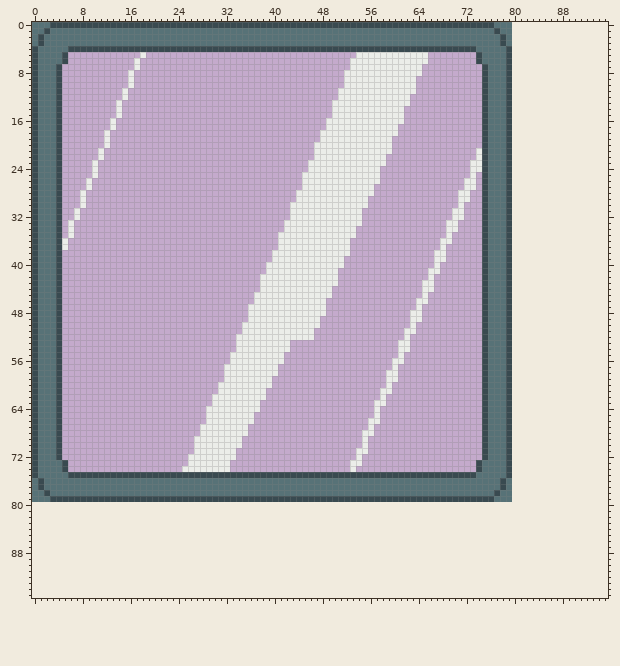
Pixel-art file, stored at tile_background_window.aseprite. This is how it looked before the edit.
80x80 pixels, 1 frame. The old version is drawn lined up with the new one, on the new canvas.
After the commit:
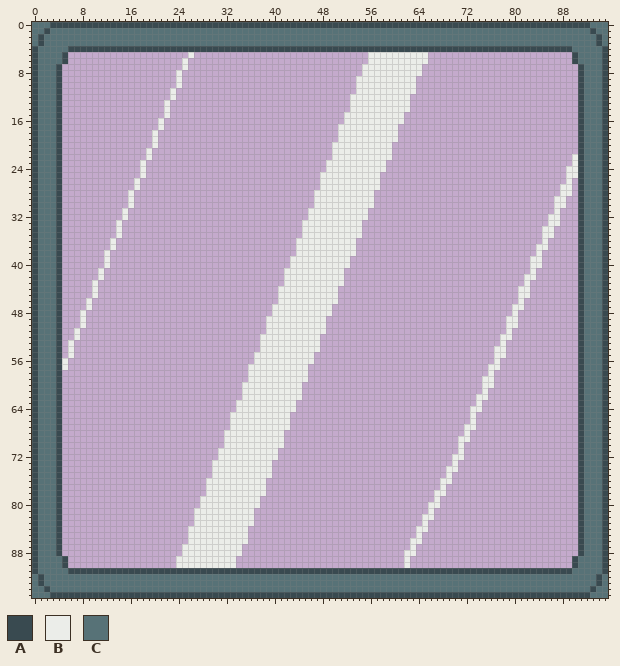
Palette (. is transparent): A #394a50  B #ebede9  C #577277
Edits made:
canvas 80x80 -> 96x96
Changed rows in their new state; - is an unchanged pixel.
first column x 0:
 0 -----------------------------------------------------------------------------AAAAAAAAAAAAAAAACCC
 1 -----------------------------------------------------------------------------C--CCCCCCCCCCCCCACC
 2 ------------------------------------------------------------------------------C-CCCCCCCCCCCCCCAC
 3 ------------------------------------------------------------------------------C-CCCCCCCCCCCCCCAC
 4 --------------------------------------------------------------------------AAAAA-AAAAAAAAAACCCCCA
 5 ------------------.-------B---------------------------..------------------......----------ACCCCA
 6 -----------------.-------B---------------------------...------------------......----------ACCCCA
 7 -----------------.-------B---------------------------..--------------------.....-----------ACCCA
 8 ----------------.-------B---------------------------...--------------------.....-----------ACCCA
 9 ----------------.-------B---------------------------..---------------------.....-----------ACCCA
10 ----------------.-------B---------------------------..---------------------.....-----------ACCCA
11 ---------------.-------B---------------------------...---------------------.....-----------ACCCA
12 ---------------.-------B---------------------------..----------------------.....-----------ACCCA
13 --------------.-------B---------------------------...----------------------.....-----------ACCCA
14 --------------.-------B---------------------------...---------B------------.....-----------ACCCA
15 --------------.-------B---------------------------..-----------------------.....-----------ACCCA
16 -------------.-------B---------------------------...-----------------------.....-----------ACCCA
17 -------------.-------B---------------------------..------------------------.....-----------ACCCA
18 ------------.-------B---------------------------...------------------------.....-----------ACCCA
19 ------------.-------B---------------------------...---------B--------------.....-----------ACCCA
20 ------------.-------B--------------------------...-------------------------.....-----------ACCCA
21 -----------.-------B---------------------------...------------------------......-----------ACCCA
22 -----------.-------B---------------------------...---------B--------------......----------BACCCA
23 ----------.-------B---------------------------...------------------------.......----------BACCCA
24 ----------.-------B---------------------------...---------B--------------.......---------BBACCCA
25 ----------.-------B--------------------------...-------------------------.-.....---------BBACCCA
26 ---------.-------B---------------------------...------------------------..-.....---------B-ACCCA
27 ---------.-------B---------------------------...---------B--------------..-.....--------BB-ACCCA
28 --------.-------B---------------------------...------------------------..--.....--------BB-ACCCA
29 --------.-------B---------------------------...---------B--------------..--.....-------BB--ACCCA
30 --------.-------B--------------------------....---------B--------------.---.....-------BB--ACCCA
31 -------.-------B---------------------------...---------B--------------..---.....-------B---ACCCA
32 -------.-------B---------------------------...---------B--------------..---.....------BB---ACCCA
33 ------.-------B---------------------------...------------------------..----.....------BB---ACCCA
34 ------.-------B---------------------------...---------B--------------..----.....-----BB----ACCCA
35 ------.-------B--------------------------....---------B--------------.-----.....-----BB----ACCCA
36 -----.-------B---------------------------...---------B--------------..-----.....-----B-----ACCCA
37 -----.-------B---------------------------...---------B--------------.------.....----BB-----ACCCA
38 ------------B---------------------------....---------B-------------..------.....----B------ACCCA
39 ------------B---------------------------...---------B--------------..------.....---BB------ACCCA
40 ------------B--------------------------....---------B--------------.-------.....---BB------ACCCA
41 -----------B---------------------------...---------B--------------..-------.....---B-------ACCCA
42 -----------B--------------------------....---------B--------------.--------.....--BB-------ACCCA
43 ----------B---------------------------....---------B-------------..--------.....--B--------ACCCA
44 ----------B---------------------------...---------B--------------..--------.....-BB--------ACCCA
45 ----------B--------------------------....---------B--------------.---------.....-BB--------ACCCA
46 ---------B---------------------------....--------BB-------------..---------.....-B---------ACCCA
47 ---------B--------------------------....---------B--------------.----------.....BB---------ACCCA
48 --------B---------------------------....---------B-------------..----------.....B----------ACCCA
49 --------B---------------------------...---------B--------------..----------....BB----------ACCCA
50 --------B--------------------------....---------B--------------.-----------....BB----------ACCCA
51 -------B---------------------------....--------BB-------------..-----------....B-----------ACCCA
52 -------B--------------------------....---------B--------------.------------...BB-----------ACCCA
53 ------B---------------------------....-----BBBBB-------------..------------...B.-----------ACCCA
54 ------B---------------------------....-----BBBBB-------------..------------..BB.-----------ACCCA
55 ------B--------------------------....-----BBBBB--------------.-------------..BB.-----------ACCCA
56 -----B---------------------------....-----BBBBB-------------..-------------..B..-----------ACCCA
57 -----B--------------------------....-----BBBBB--------------.--------------.BB..-----------ACCCA
58 --------------------------------....-----BBBBB-------------..--------------.B...-----------ACCCA
59 --------------------------------....----BBBBBB-------------..--------------BB...-----------ACCCA
60 -------------------------------....-----BBBBB--------------.---------------BB...-----------ACCCA
61 -------------------------------....----BBBBBB-------------..---------------B....-----------ACCCA
62 ------------------------------.....----BBBBBB-------------.---------------BB....-----------ACCCA
63 ------------------------------....----BBBBBB-------------..---------------B.....-----------ACCCA
64 -----------------------------.....----BBBBBB-------------.---------------BB.....-----------ACCCA
65 -----------------------------....----BBBBBB--------------.---------------B-.....-----------ACCCA
66 -----------------------------....----BBBBBB-------------..---------------B-.....-----------ACCCA
67 ----------------------------.....---BBBBBBB-------------.---------------BB-.....-----------ACCCA
68 ----------------------------....----BBBBBB-------------..---------------B--.....-----------ACCCA
69 ---------------------------.....---BBBBBBB-------------.---------------BB--.....-----------ACCCA
70 ---------------------------.....---BBBBBBB-------------.---------------B---.....-----------ACCCA
71 ---------------------------....---BBBBBBB-------------..---------------B---.....-----------ACCCA
72 --------------------------.....---BBBBBBB-------------.---------------BB---.....-----------ACCCA
73 ----A.--------------------....---BBBBBBB-------------..---------------B---......-----------ACCCA
74 ----A.-------------------.....---BBBBBBB-------------.---------------BB---......-----------ACCCA
75 ----A.........................BBBBBBBBBB.............................B..........-----------ACCCA
76 AC--A........................BBBBBBBBBB.............................BB..........-----------ACCCA
77 AC--A........................BBBBBBBBBB.............................B...........-----------ACCCA
78 A-C-A........................BBBBBBBBBB............................BB...........-----------ACCCA
79 A--C-.......................BBBBBBBBBB.............................B............-----------ACCCA
80 ACCCA-----------------------BBBBBBBBBB----------------------------BB-----------------------ACCCA
81 ACCCA----------------------BBBBBBBBBB-----------------------------B------------------------ACCCA
82 ACCCA----------------------BBBBBBBBBB----------------------------BB------------------------ACCCA
83 ACCCA----------------------BBBBBBBBBB----------------------------B-------------------------ACCCA
84 ACCCA---------------------BBBBBBBBBB----------------------------BB-------------------------ACCCA
85 ACCCA---------------------BBBBBBBBBB----------------------------B--------------------------ACCCA
86 ACCCA---------------------BBBBBBBBBB---------------------------BB--------------------------ACCCA
87 ACCCA--------------------BBBBBBBBBB----------------------------B---------------------------ACCCA
88 ACCCA--------------------BBBBBBBBBB---------------------------BB---------------------------ACCCA
89 ACCCCA------------------BBBBBBBBBB----------------------------B---------------------------ACCCCA
90 ACCCCA------------------BBBBBBBBBB----------------------------B---------------------------ACCCCA
91 ACCCCCAAAAAAAAAAAAAAAAAAAAAAAAAAAAAAAAAAAAAAAAAAAAAAAAAAAAAAAAAAAAAAAAAAAAAAAAAAAAAAAAAAAACCCCCA
92 CACCCCCCCCCCCCCCCCCCCCCCCCCCCCCCCCCCCCCCCCCCCCCCCCCCCCCCCCCCCCCCCCCCCCCCCCCCCCCCCCCCCCCCCCCCCCAC
93 CACCCCCCCCCCCCCCCCCCCCCCCCCCCCCCCCCCCCCCCCCCCCCCCCCCCCCCCCCCCCCCCCCCCCCCCCCCCCCCCCCCCCCCCCCCCCAC
94 CCACCCCCCCCCCCCCCCCCCCCCCCCCCCCCCCCCCCCCCCCCCCCCCCCCCCCCCCCCCCCCCCCCCCCCCCCCCCCCCCCCCCCCCCCCCACC
95 CCCAAAAAAAAAAAAAAAAAAAAAAAAAAAAAAAAAAAAAAAAAAAAAAAAAAAAAAAAAAAAAAAAAAAAAAAAAAAAAAAAAAAAAAAAAACCC
Pixel boxes of the changes (left, top, right, bottom) in both pictures:
changed: (32, 22, 608, 598)
